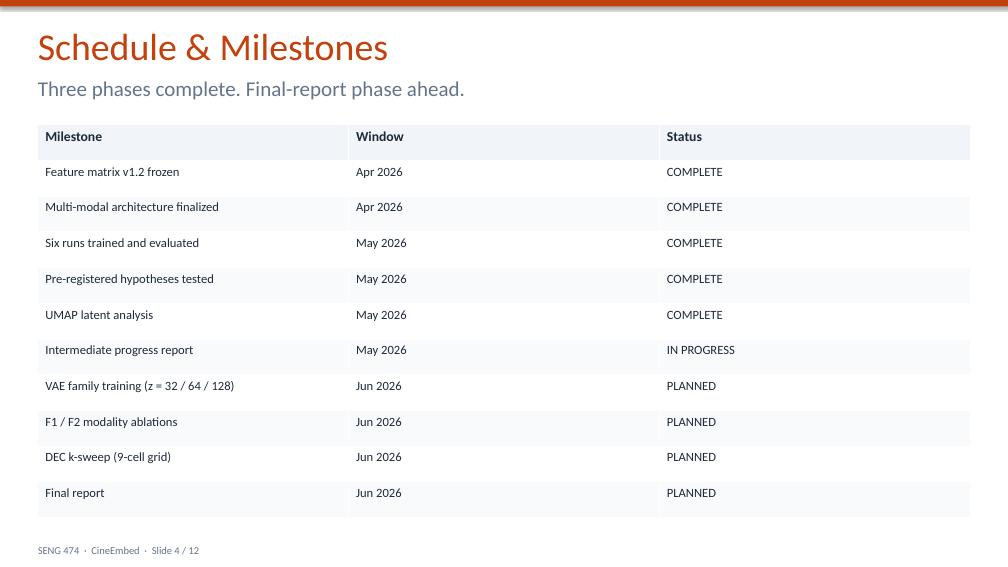
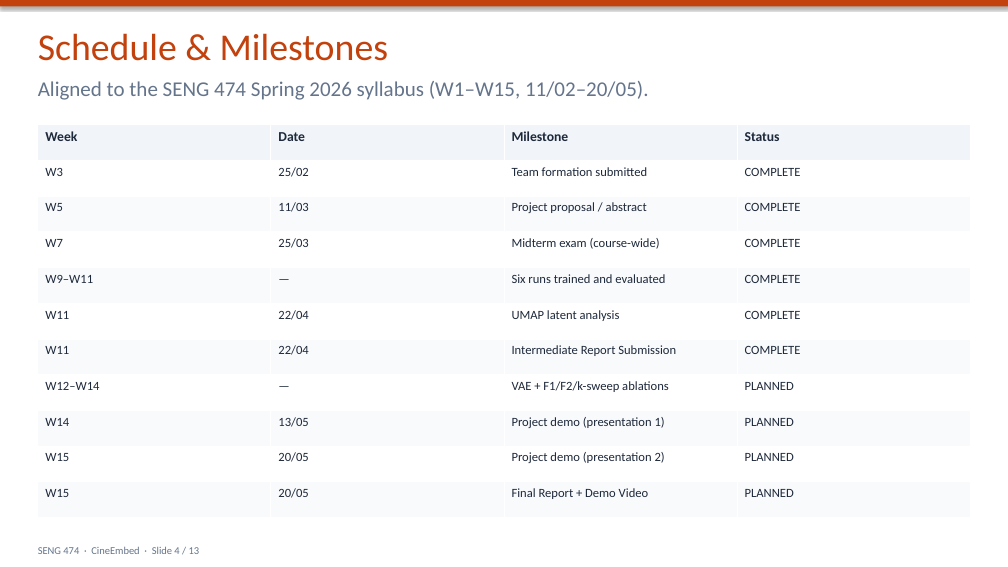
Before and after one commit to barandincoguz/CineEmbed-, a slide deck: slide 4 of docs/presentation/intermediate-progress-presentation.pptx. Drawn at 1008x567 pixels with LibreOffice and Linux fonts; fonts in the diff are those of the drawing. Boxes give left, top, right and bottom in pixels: in the first picture for what was removed or moved away, otherwise in the second. Text is boxed around its words. In the diff, an @@ line names an element or a change of style, - is before the commit and + after.

```diff
--- a/docs/presentation/intermediate-progress-presentation.pptx
+++ b/docs/presentation/intermediate-progress-presentation.pptx
@@ text at [38,81,649,100]: text changed @@
-Three phases complete. Final-report phase ahead.
+Aligned to the SENG 474 Spring 2026 syllabus (W1–W15, 11/02–20/05).
@@ table at [38,125,969,518] @@
-column 1: Milestone | Feature matrix v1.2 frozen | Multi-modal architecture finalized | Six runs trained and evaluated | Pre-registered hypotheses tested | UMAP latent analysis | Intermediate progress report | VAE family training (z = 32 / 64 / 128) | F1 / F2 modality ablations | DEC k-sweep (9-cell grid) | Final report
-column 2: Window | Apr 2026 | Apr 2026 | May 2026 | May 2026 | May 2026 | May 2026 | Jun 2026 | Jun 2026 | Jun 2026 | Jun 2026
-column 3: Status | COMPLETE | COMPLETE | COMPLETE | COMPLETE | COMPLETE | IN PROGRESS | PLANNED | PLANNED | PLANNED | PLANNED
+column 1: Week | W3 | W5 | W7 | W9–W11 | W11 | W11 | W12–W14 | W14 | W15 | W15
+column 2: Date | 25/02 | 11/03 | 25/03 | — | 22/04 | 22/04 | — | 13/05 | 20/05 | 20/05
+column 3: Milestone | Team formation submitted | Project proposal / abstract | Midterm exam (course-wide) | Six runs trained and evaluated | UMAP latent analysis | Intermediate Report Submission | VAE + F1/F2/k-sweep ablations | Project demo (presentation 1) | Project demo (presentation 2) | Final Report + Demo Video
+column 4: Status | COMPLETE | COMPLETE | COMPLETE | COMPLETE | COMPLETE | COMPLETE | PLANNED | PLANNED | PLANNED | PLANNED
```
Also in this commit, not shown: 11 other slides changed, 1 slide added, 3 other files.
